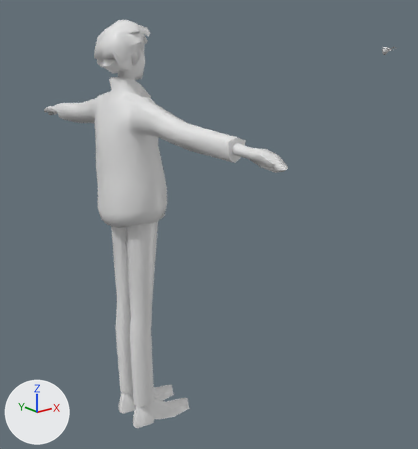
The FBX model Assets/Models/Characters/Rig_Nigel.fbx as it was, and as the next commit left it.
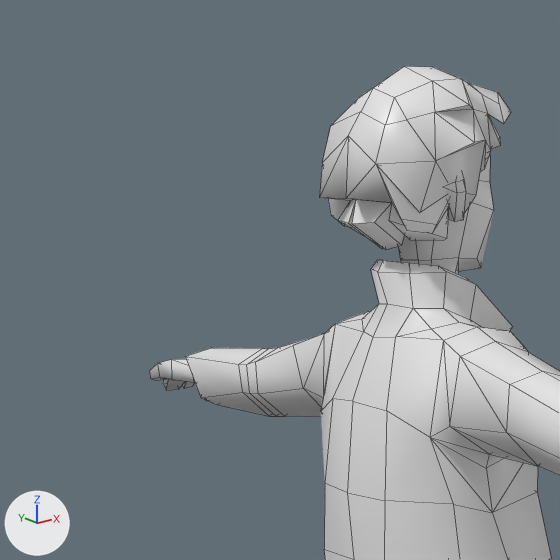
The first picture shows the older version from a 50 mm camera at (-2.44, -0.11, 1.74) aimed at (-0.62, 2.17, 0.83). The close-ups show both versions on the part from 0% to 39% of the width and 0% to 37% of the height of that picture; other places that the commit changed are outside them. The axes (+X, +Y, +Z) are drawn at lower left. The lights are the same throughout. The close-ups show mesh edges as thin lines. Where no turn or scale is listed for an object, it has been applied to the vertices.

The first close-up shows 'Nigel'.
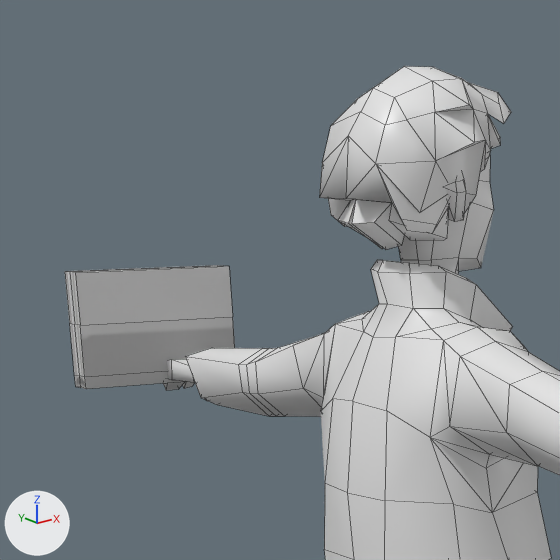
The change, as a list of edits to the scene's bpy script:
```text
Add img_obj_book_leavesofgrass_png:
    img_obj_book_leavesofgrass_png = load_image('obj_Book_LeavesOfGrass.png', '../OBJ/obj_Book_LeavesOfGrass.png', 257, 256, 'sRGB')
Add mat_obj_book_leavesofgrass:
    mat_obj_book_leavesofgrass = principled_material('obj_Book_LeavesOfGrass')
    mat_obj_book_leavesofgrass.texture = img_obj_book_leavesofgrass_png
Add me_cube_035:
    me_cube_035.from_pydata(...)  # 28 vertices, 26 faces; spans x -0.124..0.124, y -0.021..0.021, z 0.0..0.172
    me_cube_035.materials.append(mat_obj_book_leavesofgrass)  # picture img_obj_book_leavesofgrass_png
Add ob_obj_book_leavesofgrass:
    ob_obj_book_leavesofgrass = bpy.data.objects.new('obj_Book_LeavesOfGrass', me_cube_035)
    ob_obj_book_leavesofgrass.location = (-1.165, 2.874, 1.384)
```

What differs and where, as boxes [x1, y1, x2, y2] in the close-ups (560 x 560 px):
'obj_Book_LeavesOfGrass', added: after [65, 265, 235, 389]
